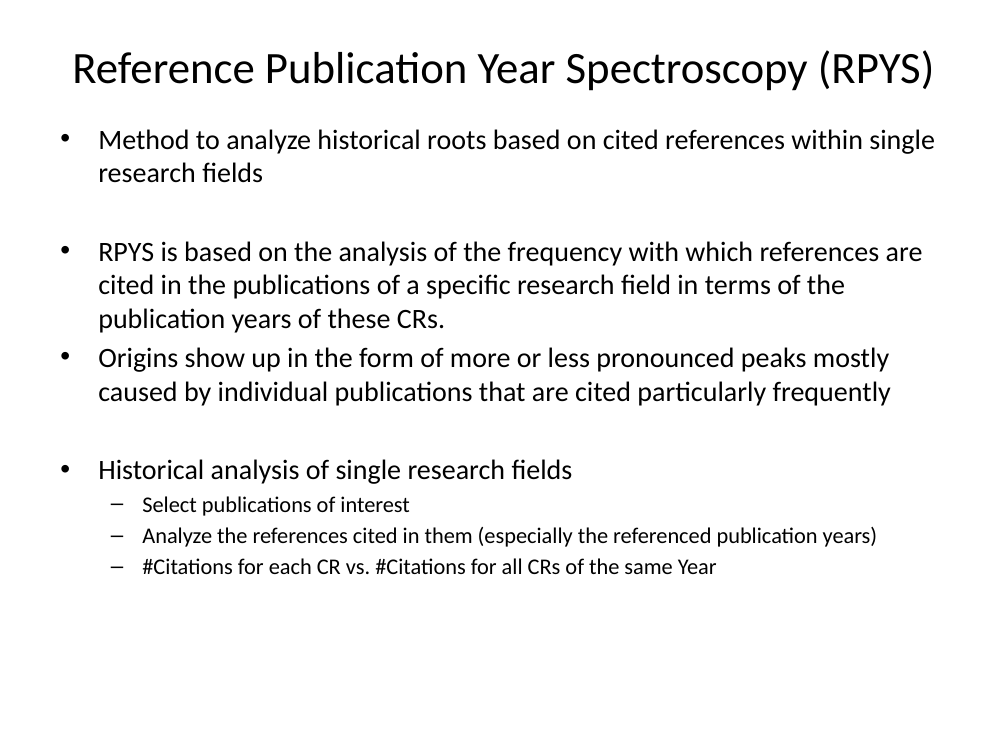
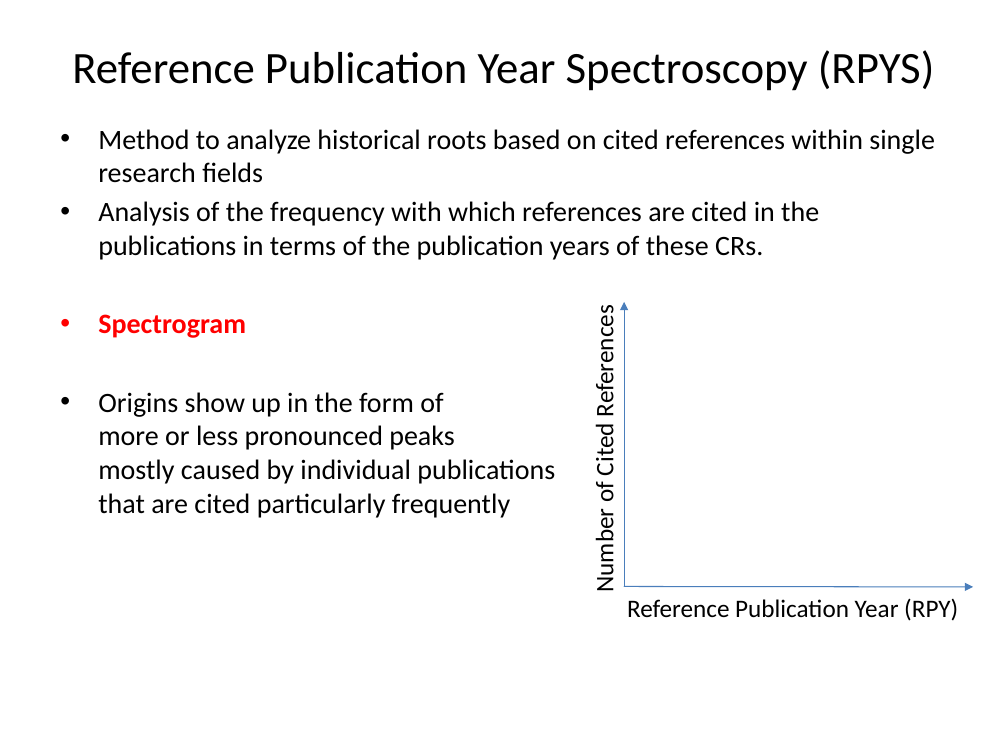
Before and after one commit to andreas-thor/cre, a slide deck: slide 7 of docs/slides/cre_overview.pptx (slide 8 before the commit). Drawn at 1008x756 pixels with LibreOffice and Linux fonts; fonts in the diff are those of the drawing. Boxes give left, top, right and bottom in pixels: in the first picture for what was removed or moved away, otherwise in the second. Text is boxed around its words. In the diff, an @@ line names an element or a change of style, - is before the commit and + after.

```diff
--- a/docs/slides/cre_overview.pptx
+++ b/docs/slides/cre_overview.pptx
@@ text at (98,201,819,260): text changed @@
-• RPYS is based on the analysis of the frequency with which references are cited in the publications of a specific research field in terms of the publication years of these CRs.
+• Analysis of the frequency with which references are cited in the publications in terms of the publication years of these CRs.
+• Spectrogram
@@ text at (98,459,878,574): paragraphs removed @@
-• Historical analysis of single research fields
-  – Select publications of interest
-  – Analyze the references cited in them (especially the referenced publication years)
-  – #Citations for each CR vs. #Citations for all CRs of the same Year
@@ group added at (590,301,973,621): 2 arrows, 2 texts @@
+Number of Cited References
+Reference Publication Year (RPY)
```
Also in this commit, not shown: 7 other slides changed, 2 slides added, 3 slides removed.
